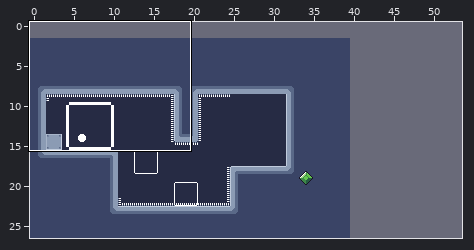
One commit to this LDtk project: res/LevelProject.ldtk. The picture above shows the old version from afar; the outline marks the close-up.
Close-up. The starting point:
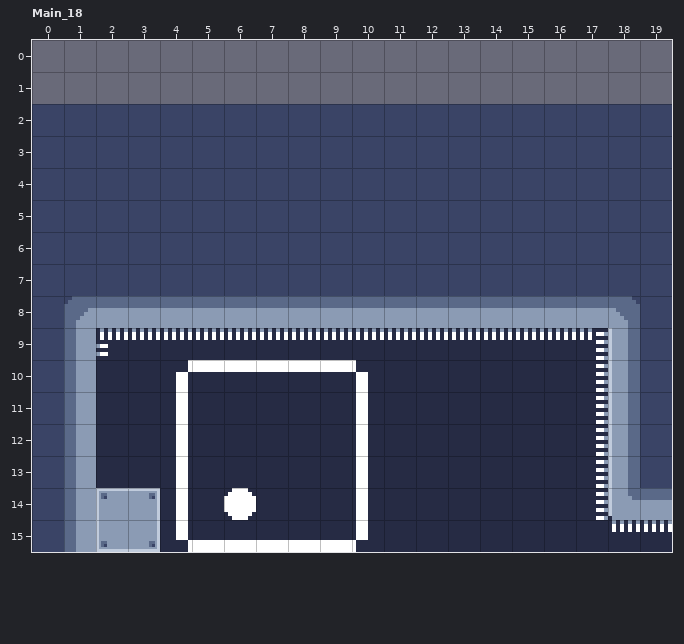
Cells are 8x8 px. Shown: Main_18 x 0..19, y 0..15. The commit also changed other parts of the map, which this record leaves out. The old version is drawn lined up with the new one.
Now the later version:
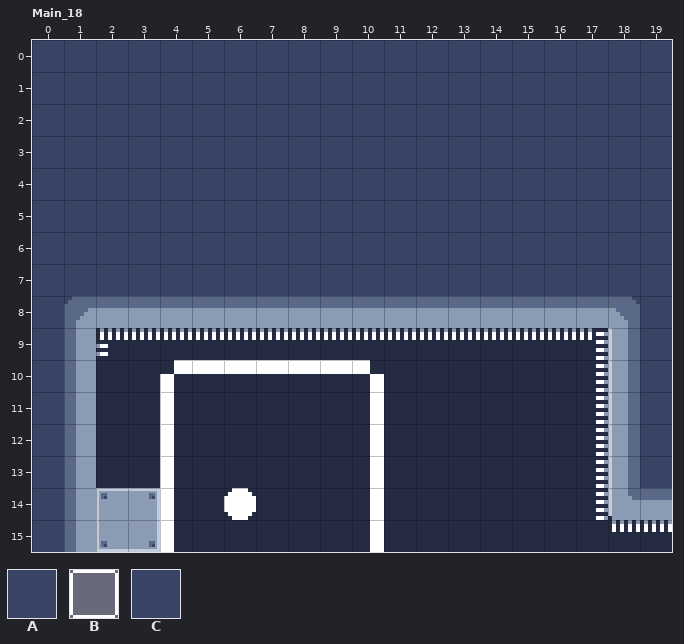
Key: from "BackWalls": A 2 "Black"; from "Entities": B 129; from "Walls": C 5 "Rock".
_ is an empty cell.
Objects are placed by their top-left corner, in cells (3,4 is the top-left corner of cell 3,4); size is 1x1 cell unless given.
From old to new:
map size 40x25 -> 54x27 cells (old content now starts at 0,2; both pictures use the new coordinates)
Layer "BackWalls":
y 0..1: x 0..19 ____________________ -> AAAAAAAAAAAAAAAAAAAA
Layer "Walls":
y 0..1: x 0..19 ____________________ -> CCCCCCCCCCCCCCCCCCCC
Layer "Entities":
changed: B "Border" at 2,10 size 11x6 -> B "Border" at 2,10 size 11x7
